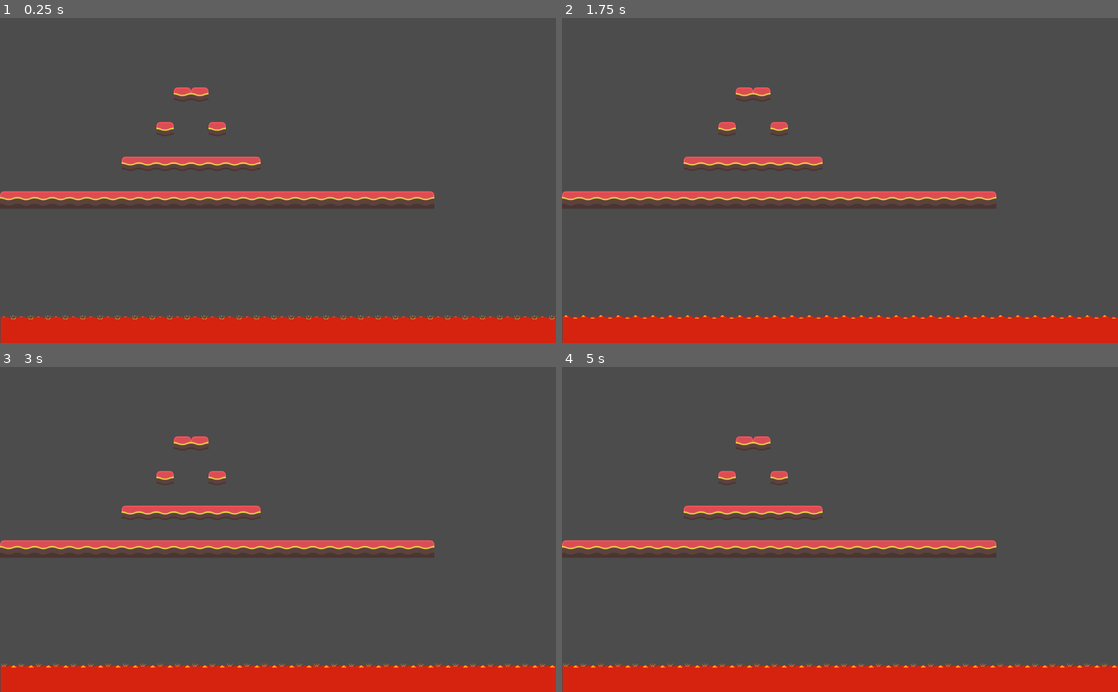
Above: before the commit, frames 1-4 (two rows, left to right).
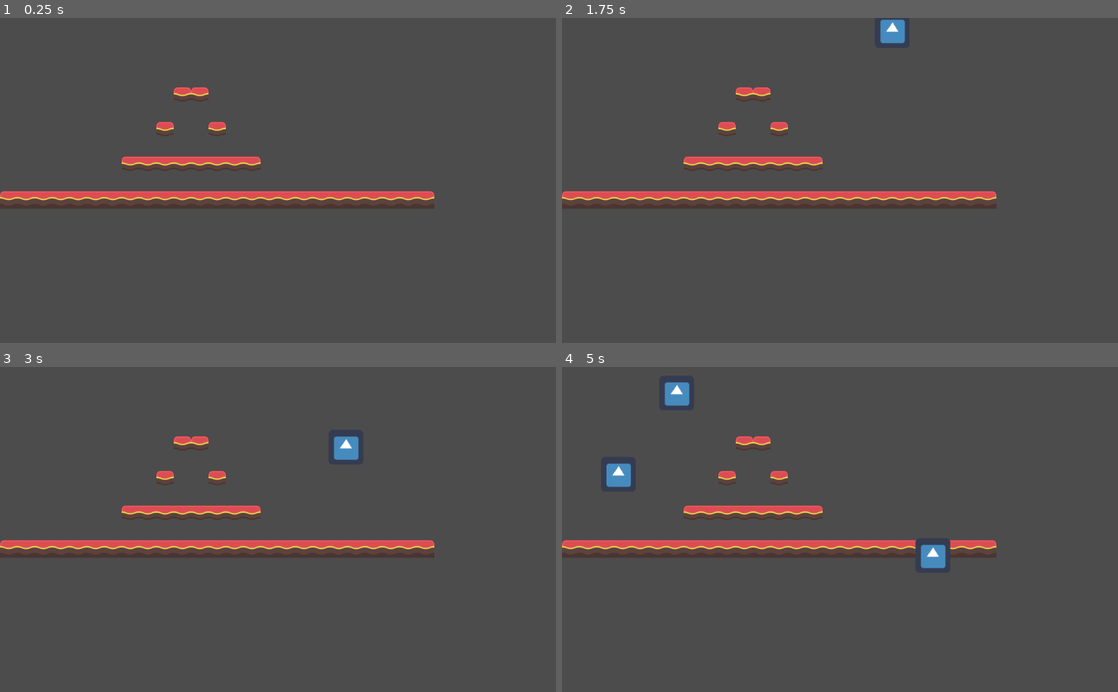
Above: after the commit, the same moments.

Repository: Yasmojam/GlobalGameJam2020
Game: Godot game, scene res://Scenes/World.tscn
The game is run twice, just before and just after one commit, with the same random seed, the same clock (stepped at 60 frames per second) and the same inputs. The engine's default icon, where the game draws it, is replaced by a stand-in: a white triangle on a blue panel in a dark square.
Inputs:
- Up to frame 1 (0.25 s): no input
- Up to frame 2 (1.75 s): tap Enter at 0.5 s; hold Right (ui_right) from 0.53 s (still down); tap Space (ui_select) at 0.77, 1.25, 1.52 s
- Up to frame 3 (3 s): release Right (ui_right) at 2.03 s; hold Left (ui_left) 2.03-2.78 s; hold Right (ui_right) from 2.78 s (still down)
- Up to frame 4 (5 s): tap Space (ui_select) at 3.02, 3.77, 4.52 s; release Right (ui_right) at 4.28 s; hold Left (ui_left) from 4.28 s (still down)

The runs differ from the first frame. In frame 1, 8.0% of the frame differs, in the area x 0-100%, y 91-100%; in frame 2, 8.5%; in frame 3, 8.6%; in frame 4, 9.4%, in the area x 0-100%, y 4-100%.

Commit message:
added bad scrap manager to world

Diff:
--- a/GameJam2020/Scenes/World.tscn
+++ b/GameJam2020/Scenes/World.tscn
@@ -1,12 +1,8 @@
-[gd_scene load_steps=38 format=2]
+[gd_scene load_steps=32 format=2]
 
 [ext_resource path="res://Scenes/network.gd" type="Script" id=1]
 [ext_resource path="res://Textures/world/temptilesheet.png" type="Texture" id=2]
-[ext_resource path="res://Textures/world/lava/lava5.png" type="Texture" id=3]
-[ext_resource path="res://Textures/world/lava/lava1.png" type="Texture" id=4]
-[ext_resource path="res://Textures/world/lava/lava4.png" type="Texture" id=5]
-[ext_resource path="res://Textures/world/lava/lava2.png" type="Texture" id=6]
-[ext_resource path="res://Textures/world/lava/lava3.png" type="Texture" id=7]
+[ext_resource path="res://Instances/BadScrapManager.tscn" type="PackedScene" id=3]
 
 [sub_resource type="ConvexPolygonShape2D" id=1]
 points = PoolVector2Array( 64, 64, 0, 64, 0, 0, 64, 0 )
@@ -270,41 +266,9 @@
 } ]
 0/z_index = 0
 
-[sub_resource type="AnimatedTexture" id=29]
-frames = 4
-frame_0/texture = ExtResource( 4 )
-frame_1/texture = ExtResource( 6 )
-frame_1/delay_sec = 0.0
-frame_2/texture = ExtResource( 7 )
-frame_2/delay_sec = 0.0
-frame_3/texture = ExtResource( 5 )
-frame_3/delay_sec = 0.0
-
-[sub_resource type="TileSet" id=30]
-0/name = "lava5.png 0"
-0/texture = ExtResource( 3 )
-0/tex_offset = Vector2( 0, 0 )
-0/modulate = Color( 1, 1, 1, 1 )
-0/region = Rect2( 0, 0, 32, 32 )
-0/tile_mode = 0
-0/occluder_offset = Vector2( 0, 0 )
-0/navigation_offset = Vector2( 0, 0 )
-0/shapes = [  ]
-0/z_index = 0
-1/name = "lava1.png 1"
-1/texture = SubResource( 29 )
-1/tex_offset = Vector2( 0, 0 )
-1/modulate = Color( 1, 1, 1, 1 )
-1/region = Rect2( 0, 0, 32, 32 )
-1/tile_mode = 0
-1/occluder_offset = Vector2( 0, 0 )
-1/navigation_offset = Vector2( 0, 0 )
-1/shapes = [  ]
-1/z_index = 0
-
 [node name="World" type="Node2D"]
 
-[node name="GroundTileMap" type="TileMap" parent="."]
+[node name="TileMap" type="TileMap" parent="."]
 scale = Vector2( 0.5, 0.5 )
 tile_set = SubResource( 28 )
 format = 1
@@ -313,13 +277,7 @@
 "_edit_lock_": true
 }
 
-[node name="Node" type="Node" parent="."]
+[node name="Network" type="Node" parent="."]
 script = ExtResource( 1 )
 
-[node name="LavaTileMap" type="TileMap" parent="."]
-position = Vector2( 1, 0 )
-z_index = 1
-tile_set = SubResource( 30 )
-cell_size = Vector2( 32, 32 )
-format = 1
-tile_data = PoolIntArray( 1114112, 1, 0, 1114113, 1, 0, 1114114, 1, 0, 1114115, 1, 0, 1114116, 1, 0, 1114117, 1, 0, 1114118, 1, 0, 1114119, 1, 0, 1114120, 1, 0, 1114121, 1, 0, 1114122, 1, 0, 1114123, 1, 0, 1114124, 1, 0, 1114125, 1, 0, 1114126, 1, 0, 1114127, 1, 0, 1114128, 1, 0, 1114129, 1, 0, 1114130, 1, 0, 1114131, 1, 0, 1114132, 1, 0, 1114133, 1, 0, 1114134, 1, 0, 1114135, 1, 0, 1114136, 1, 0, 1114137, 1, 0, 1114138, 1, 0, 1114139, 1, 0, 1114140, 1, 0, 1114141, 1, 0, 1114142, 1, 0, 1114143, 1, 0, 1179648, 0, 0, 1179649, 0, 0, 1179650, 0, 0, 1179651, 0, 0, 1179652, 0, 0, 1179653, 0, 0, 1179654, 0, 0, 1179655, 0, 0, 1179656, 0, 0, 1179657, 0, 0, 1179658, 0, 0, 1179659, 0, 0, 1179660, 0, 0, 1179661, 0, 0, 1179662, 0, 0, 1179663, 0, 0, 1179664, 0, 0, 1179665, 0, 0, 1179666, 0, 0, 1179667, 0, 0, 1179668, 0, 0, 1179669, 0, 0, 1179670, 0, 0, 1179671, 0, 0, 1179672, 0, 0, 1179673, 0, 0, 1179674, 0, 0, 1179675, 0, 0, 1179676, 0, 0, 1179677, 0, 0, 1179678, 0, 0, 1179679, 0, 0 )
+[node name="BadScrapManager" parent="." instance=ExtResource( 3 )]
Not shown, added: GameJam2020/Textures/world/scrap/scrap.png.import
